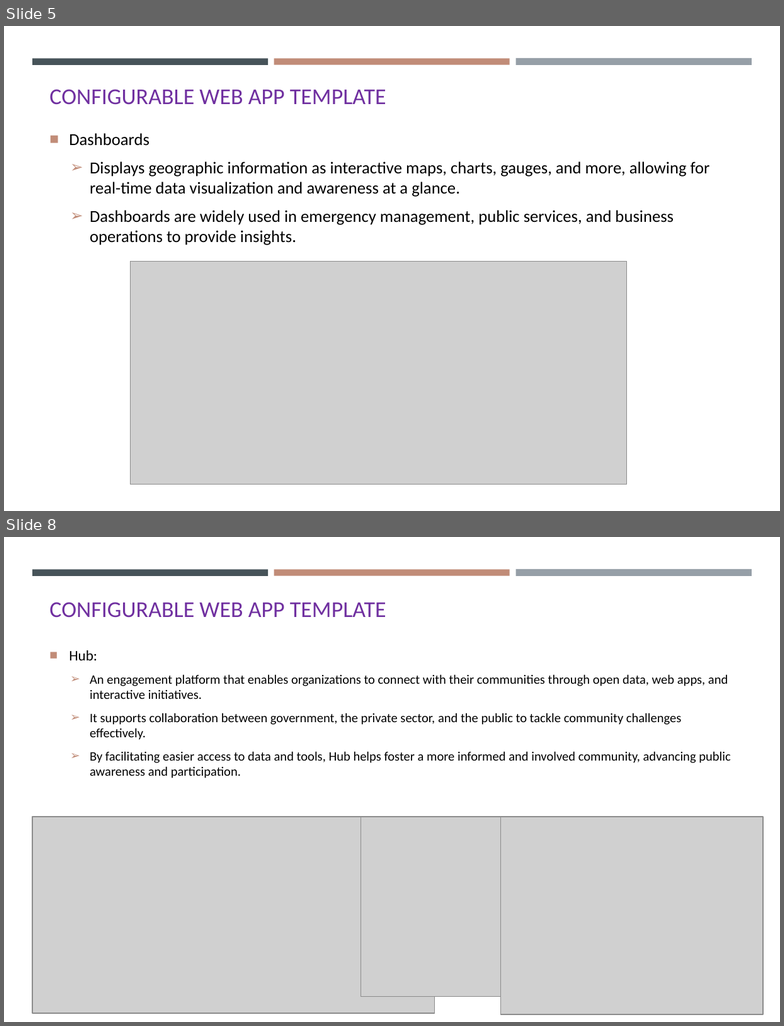
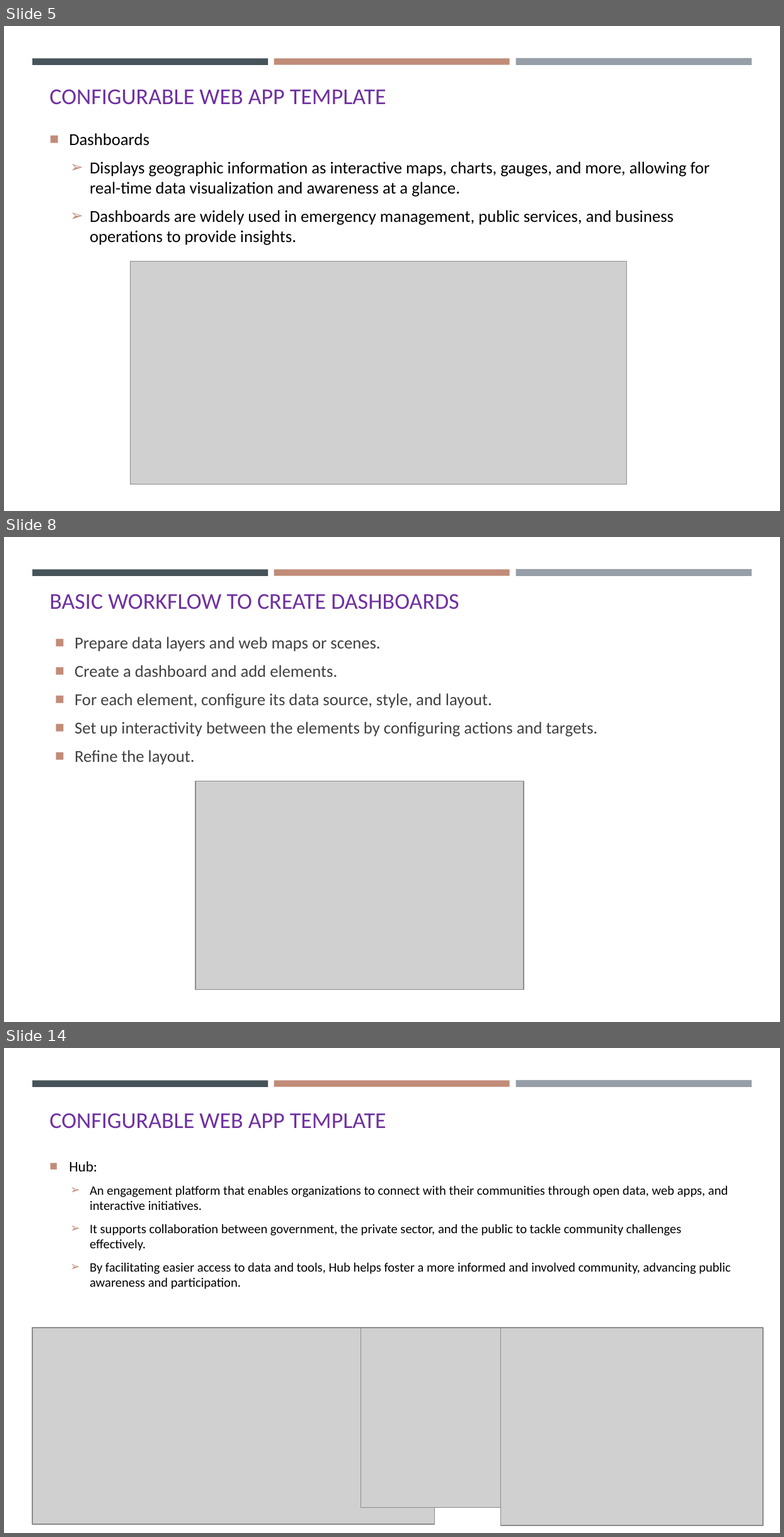
Before and after one commit to gisynw/Field_Techniques, a slide deck: docs/Lectures/Week05/Week05_GEOG3319_ResponseWebMap.pptx. Shown one above the other, each under a label of ours: slides 5 and 8 before the commit, slides 5, 8 and 14 after it; the slides between them are not shown. The pictures are 784x1026 and 784x1537 pixels, drawn with LibreOffice and Linux fonts; fonts in the diff are those of the drawing; grey boxes stand for pictures. Boxes give left, top, right and bottom in pixels: in the first picture for what was removed or moved away, otherwise in the second. Text is boxed around its words. In the diff, an @@ line names an element or a change of style, - is before the commit and + after.

```diff
--- a/docs/Lectures/Week05/Week05_GEOG3319_ResponseWebMap.pptx
+++ b/docs/Lectures/Week05/Week05_GEOG3319_ResponseWebMap.pptx
@@ slide 8 added at (x1=4, y1=537, x2=780, y2=1022), background #FFFFFF; not listed: 3 template elements that a slide beside it also shows @@
@@ title added at (x1=49, y1=594, x2=459, y2=609), 18.9 pt, text #7030A0 @@
+BASIC WORKFLOW TO CREATE DASHBOARDS
@@ text added at (x1=75, y1=637, x2=598, y2=765), 14 pt, text #404040 @@
+■ Prepare data layers and web maps or scenes.
+■ Create a dashboard and add elements.
+■ For each element, configure its data source, style, and layout.
+■ Set up interactivity between the elements by configuring actions and targets.
+■ Refine the layout.
@@ picture added at (x1=196, y1=781, x2=524, y2=990) @@
@@ what was slide 8 is now slide 14 @@
```
Also in this commit, not shown: 3 slides changed, 10 other slides added, 1 other file.
